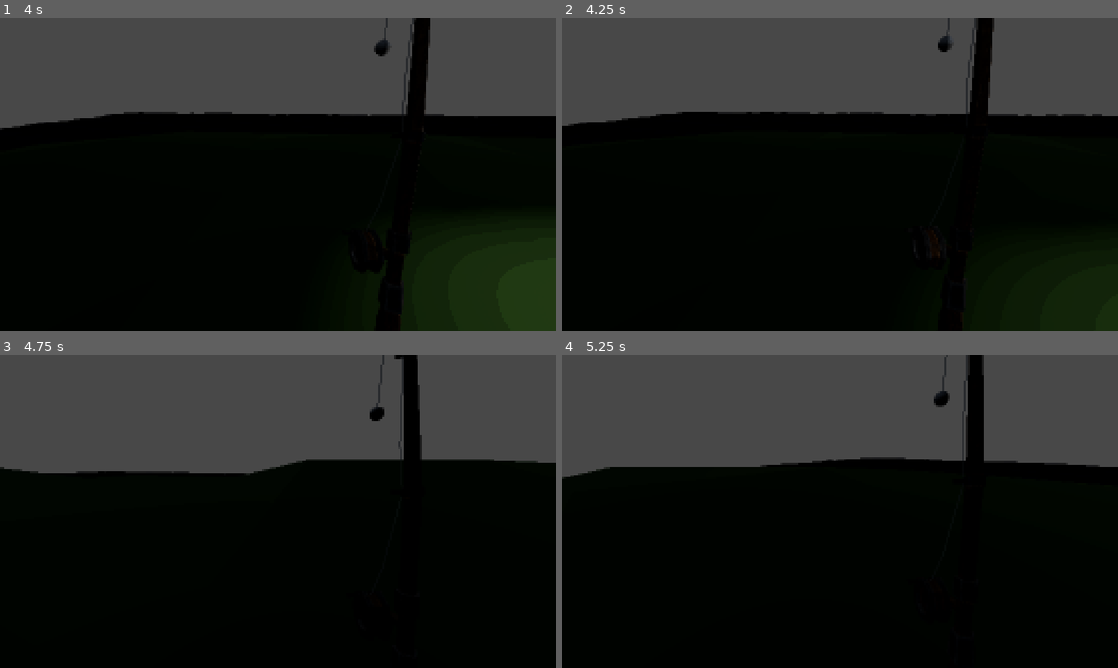
Above: before the commit, frames 1-4 (two rows, left to right).
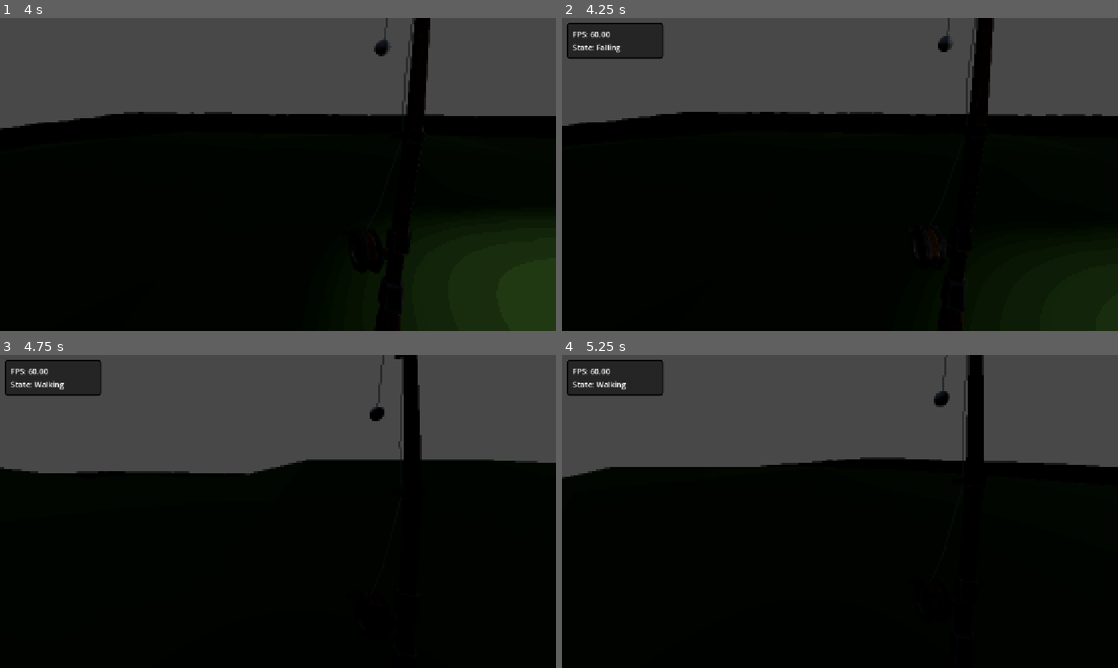
Above: after the commit, the same moments.

Repository: bobiscoolleonardo-collab/Collab
Game: Godot game, scene res://Scenes/game.tscn
The game is run twice, just before and just after one commit, with the same random seed, the same clock (stepped at 60 frames per second) and the same inputs.
Inputs (mouse positions are in pixels of both pictures, inside the frame that each line leads up to):
- Up to frame 1 (4 s): move the mouse to (400, 158) at 0.52 s; hold D (right) 0.53-1.28 s; hold Space (space) 0.53-1.28 s; click (400, 158) at 0.67 s; move the mouse to (250, 174) at 1.27 s; hold W (up) from 1.28 s (still down); tap Shift (sprint) at 1.35, 2.85 s; move the mouse to (289, 168) at 2.02 s; hold Space (space) 2.03-2.78 s; move the mouse to (272, 180) at 2.77 s; move the mouse to (316, 177) at 3.52 s; hold Space (space) from 3.53 s (still down)
- Up to frame 2 (4.25 s): keep holding W (up); keep holding Space (space); tap Tab (debug, bound only after the commit) at 4.15 s
- Up to frame 3 (4.75 s): keep holding W (up); move the mouse to (233, 508) at 4.27 s; release Space (space) at 4.28 s; tap Shift (sprint) at 4.35 s
- Up to frame 4 (5.25 s): keep holding W (up); move the mouse to (845, 511) at 5.02 s; hold Space (space) from 5.03 s (still down)

Frame 1 is identical in both runs. In frame 2, 1.9% of the frame differs, in the area x 0-19%, y 1-14%; in frame 3, 1.9%; in frame 4, 1.9%.

Commit message:
added changes

Diff:
--- a/Scenes/player.tscn
+++ b/Scenes/player.tscn
@@ -3,8 +3,10 @@
 [ext_resource type="Script" uid="uid://g77wxivcs805" path="res://Scripts/player.gd" id="1_v0iea"]
 [ext_resource type="PackedScene" uid="uid://cfy2rghhnl1os" path="res://Scenes/fishing_rod.tscn" id="2_6t5aa"]
 [ext_resource type="Shader" uid="uid://b1e5d05gsbdsd" path="res://Shaders/Pixelation.gdshader" id="2_cvnsp"]
+[ext_resource type="Theme" uid="uid://cgfyu5a15lk7l" path="res://UI/Themes/Debug.tres" id="4_gymyn"]
 [ext_resource type="Script" uid="uid://dhvcrghyj05u7" path="res://Scripts/PlayerStates/StateMachine.gd" id="4_x3wgy"]
 [ext_resource type="Script" uid="uid://825morih6jb3" path="res://Scripts/PlayerStates/idle.gd" id="5_3smsa"]
+[ext_resource type="Script" uid="uid://hcjv1il6kgdb" path="res://Scripts/Debug.gd" id="5_pu2lt"]
 [ext_resource type="Script" uid="uid://dx58k5ortwf80" path="res://Scripts/PlayerStates/walking.gd" id="6_8erm5"]
 [ext_resource type="Script" uid="uid://bg5ghk3ofs4g8" path="res://Scripts/PlayerStates/running.gd" id="7_8erm5"]
 [ext_resource type="Script" uid="uid://bqo2v0kxvqw61" path="res://Scripts/PlayerStates/jumping.gd" id="8_f1ek2"]
@@ -48,7 +50,7 @@
 
 [node name="Camera3D" type="Camera3D" parent="neck" unique_id=56609905]
 
-[node name="Control" type="Control" parent="." unique_id=758524449]
+[node name="UserInterface" type="Control" parent="." unique_id=758524449]
 layout_mode = 3
 anchors_preset = 15
 anchor_right = 1.0
@@ -57,7 +59,7 @@
 grow_vertical = 2
 mouse_filter = 2
 
-[node name="ColorRect" type="ColorRect" parent="Control" unique_id=800061311]
+[node name="PostProcessing" type="ColorRect" parent="UserInterface" unique_id=800061311]
 material = SubResource("ShaderMaterial_cvnsp")
 layout_mode = 1
 anchors_preset = 15
@@ -66,6 +68,23 @@
 grow_horizontal = 2
 grow_vertical = 2
 mouse_filter = 2
+
+[node name="DebugPanel" type="PanelContainer" parent="UserInterface" unique_id=1035344366 node_paths=PackedStringArray("property_container")]
+custom_minimum_size = Vector2(200, 0)
+layout_mode = 0
+offset_left = 10.0
+offset_top = 10.0
+offset_right = 210.0
+offset_bottom = 50.0
+theme = ExtResource("4_gymyn")
+script = ExtResource("5_pu2lt")
+property_container = NodePath("MarginContainer/VBoxContainer")
+
+[node name="MarginContainer" type="MarginContainer" parent="UserInterface/DebugPanel" unique_id=906676373]
+layout_mode = 2
+
+[node name="VBoxContainer" type="VBoxContainer" parent="UserInterface/DebugPanel/MarginContainer" unique_id=6309718]
+layout_mode = 2
 
 [node name="StateMachine" type="Node" parent="." unique_id=1114089350 node_paths=PackedStringArray("current_state")]
 script = ExtResource("4_x3wgy")
--- /dev/null
+++ b/Scripts/Debug.gd
@@ -0,0 +1,30 @@
+extends PanelContainer
+
+@export var property_container: VBoxContainer
+
+#var property
+var frames_per_sec : String
+
+func _ready():
+	global.debug = self
+	visible = false
+
+func _process(delta):
+	if visible:
+		add_property("FPS", "%.2f" % (1.0/delta), 1)
+
+func _input(event):
+	if event.is_action_pressed("debug"):
+		visible = !visible
+
+func add_property(title: String, value, order):
+	var target
+	target = property_container.find_child(title, true, false)
+	if !target:
+		target = Label.new()
+		property_container.add_child(target)
+		target.name = title
+		target.text = title + ": " + str(value)
+	elif visible:
+		target.text = title + ": " + str(value)
+		property_container.move_child(target, order)
--- a/Scripts/PlayerStates/StateMachine.gd
+++ b/Scripts/PlayerStates/StateMachine.gd
@@ -15,6 +15,7 @@
 
 func _process(delta: float):
 	current_state.update(delta)
+	global.debug.add_property("State", current_state.name, 1)
 
 func _physics_process(delta: float):
 	current_state.physics_update(delta)
--- a/Scripts/global.gd
+++ b/Scripts/global.gd
@@ -2,3 +2,4 @@
 
 var player
 var store
+var debug
--- /dev/null
+++ b/UI/Styles/DebugStyle.tres
@@ -0,0 +1,13 @@
+[gd_resource type="StyleBoxFlat" format=3 uid="uid://c67svasah38vp"]
+
+[resource]
+bg_color = Color(0, 0, 0, 0.47843137)
+border_width_left = 2
+border_width_top = 2
+border_width_right = 2
+border_width_bottom = 2
+border_color = Color(0, 0, 0, 1)
+corner_radius_top_left = 5
+corner_radius_top_right = 5
+corner_radius_bottom_right = 5
+corner_radius_bottom_left = 5
--- /dev/null
+++ b/UI/Themes/Debug.tres
@@ -0,0 +1,10 @@
+[gd_resource type="Theme" format=3 uid="uid://cgfyu5a15lk7l"]
+
+[ext_resource type="StyleBox" uid="uid://c67svasah38vp" path="res://UI/Styles/DebugStyle.tres" id="1_yhbvy"]
+
+[resource]
+MarginContainer/constants/margin_bottom = 10
+MarginContainer/constants/margin_left = 10
+MarginContainer/constants/margin_right = 10
+MarginContainer/constants/margin_top = 10
+PanelContainer/styles/panel = ExtResource("1_yhbvy")
--- a/project.godot
+++ b/project.godot
@@ -66,6 +66,11 @@
 "events": [Object(InputEventKey,"resource_local_to_scene":false,"resource_name":"","device":-1,"window_id":0,"alt_press …(192 unchanged characters)…
 ]
 }
+debug={
+"deadzone": 0.2,
+"events": [Object(InputEventKey,"resource_local_to_scene":false,"resource_name":"","device":-1,"window_id":0,"alt_pressed":false,"shift_pressed":false,"ctrl_pressed":false,"meta_pressed":false,"pressed":false,"keycode":0,"physical_keycode":4194306,"key_label":0,"unicode":0,"location":0,"echo":false,"script":null)
+]
+}
 
 [physics]
 
Not shown, added: Scripts/Debug.gd.uid
